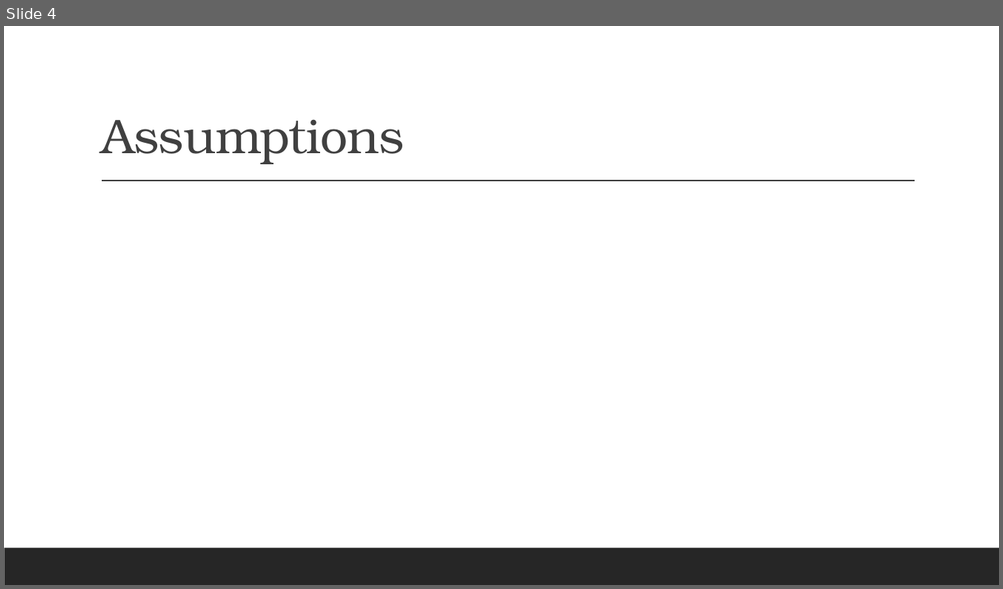
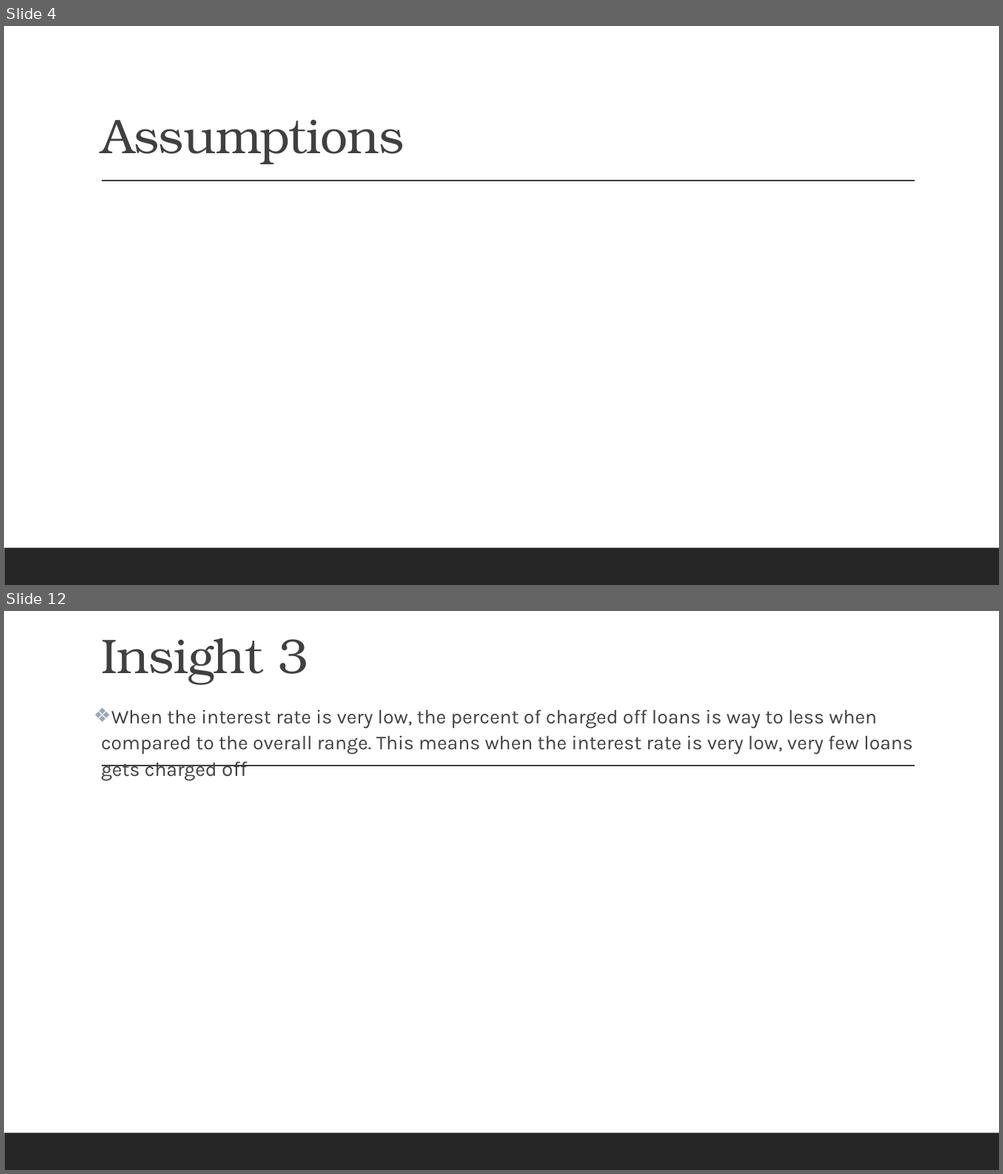
Before and after one commit to vidhyadharpandit/LendingClubCaseStudy, a slide deck: LendingClubCaseStudy-Presentation.pptx. Shown one above the other, each under a label of ours: slide 4 before the commit, slides 4 and 12 after it; the slides between them are not shown. The pictures are 1003x589 and 1003x1174 pixels, drawn with LibreOffice and Linux fonts; fonts in the diff are those of the drawing. Boxes give left, top, right and bottom in pixels: in the first picture for what was removed or moved away, otherwise in the second. Text is boxed around its words. In the diff, an @@ line names an element or a change of style, - is before the commit and + after.

```diff
--- a/LendingClubCaseStudy-Presentation.pptx
+++ b/LendingClubCaseStudy-Presentation.pptx
@@ slide 12 added at [4,611,999,1170], background #FFFFFF; not listed: 2 template elements that a slide beside it also shows @@
@@ title added at [101,638,308,685], 47 pt, text #404040 @@
+Insight 3
@@ text added at [101,709,913,781], 19 pt, text #404040 @@
+❖ When the interest rate is very low, the percent of charged off loans is way to less when compared to the overall range. This means when the interest rate is very low, very few loans gets charged off
```
Also in this commit, not shown: 3 slides changed, 13 other slides added, 2 slides removed, 7 other files.
